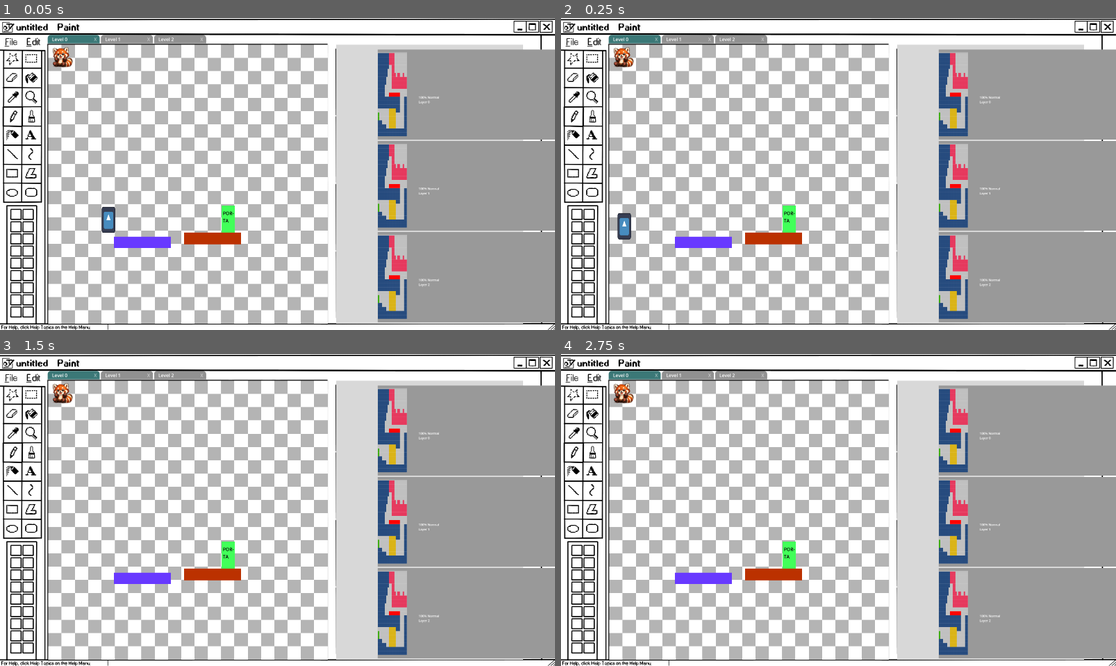
Above: before the commit, frames 1-4 (two rows, left to right).
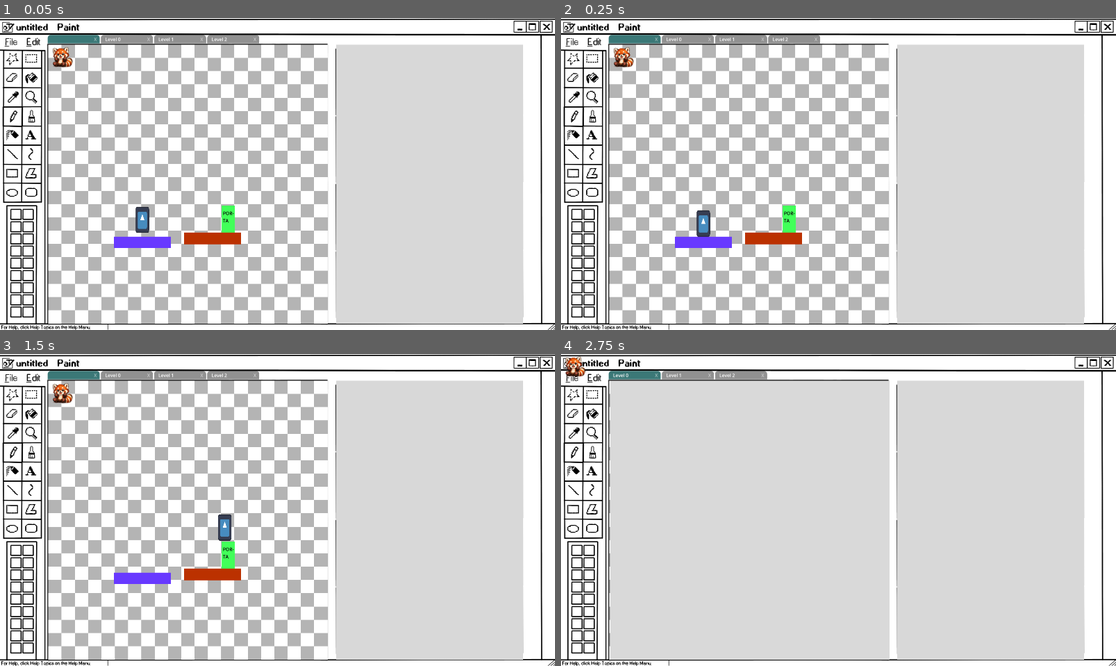
Above: after the commit, the same moments.

Repository: gfezzuog/GGJ2026
Game: Godot game, scene res://Scenes/Main/Main.tscn
Two runs of this game, one before a commit and one after it. Both use one fixed random seed, a clock stepped at 60 frames per second and the inputs below. The project has no main scene, so this scene is started directly. The engine's default icon, where the game draws it, is replaced by a stand-in: a white triangle on a blue panel in a dark square.
Inputs (mouse positions are in pixels of both pictures, inside the frame that each line leads up to):
- Up to frame 1 (0.05 s): no input
- Up to frame 2 (0.25 s): no input
- Up to frame 3 (1.5 s): move the mouse to (399, 494) at 0.52 s; press the mouse at (399, 494) at 0.53 s; hold D (right) from 0.53 s (still down); tap Space (jump) at 0.77 s; move the mouse to (166, 525) at 1.27 s; release the mouse at (166, 525) at 1.28 s; click (166, 525) at 1.35 s
- Up to frame 4 (2.75 s): tap Space (jump) at 1.52 s; tap Enter at 2 s; move the mouse to (894, 441) at 2.02 s; release D (right) at 2.03 s; press the mouse at (894, 441) at 2.03 s; hold A (left) from 2.03 s (still down)

The runs differ from the first frame. In frame 1, 27% of the frame differs, in the area x 9-100%, y 5-98%; in frame 2, 27%; in frame 3, 27%; in frame 4, 70%, in the area x 0-100%, y 0-98%.

Commit message:
fixing main with game_over

Diff:
--- a/ggj-2026/Scripts/Main/main.gd
+++ b/ggj-2026/Scripts/Main/main.gd
@@ -22,14 +22,18 @@
 func _ready() -> void:
 
 	# Inizializza i livelli
-	_goToNextLevel()
+	#_goToNextLevel()
 
 	# Inizializza tab
 	_initiateLevelTabs()
 
 	# Connetti i segnali
 	SignalBus.connect("doorReached", _goToNextLevel)
+	SignalBus.connect("game_over", _on_game_over)
 
+func _on_game_over():
+	print("Reinstanziando scena...")
+	get_tree().reload_current_scene()
 
 # Per ogni livello disegna una tab sopra col nome del livello
 func _initiateLevelTabs() -> void:
--- a/ggj-2026/Scripts/Player/player.gd
+++ b/ggj-2026/Scripts/Player/player.gd
@@ -8,6 +8,10 @@
 	print(position)
 
 
+func game_over() -> void:
+	#print("MORTO COJONS")
+	SignalBus.emit_signal("game_over")
+
 func _physics_process(delta: float) -> void:
 
 	for i in range(get_slide_collision_count()):
@@ -15,7 +19,8 @@
 		var collider = collision.get_collider()
 
 		if collider.collision_layer & (1 << 1):
-			print("MORTO COJONS")
+			game_over()
+			pass
 			#game_over() #placeholder
 
 	# Add the gravity.
--- a/ggj-2026/SignalBus.gd
+++ b/ggj-2026/SignalBus.gd
@@ -5,6 +5,7 @@
 signal doorReached
 
 # Quando il player muore
+signal game_over
 # TODO
 
 signal mask_disabled(mask, layer)
